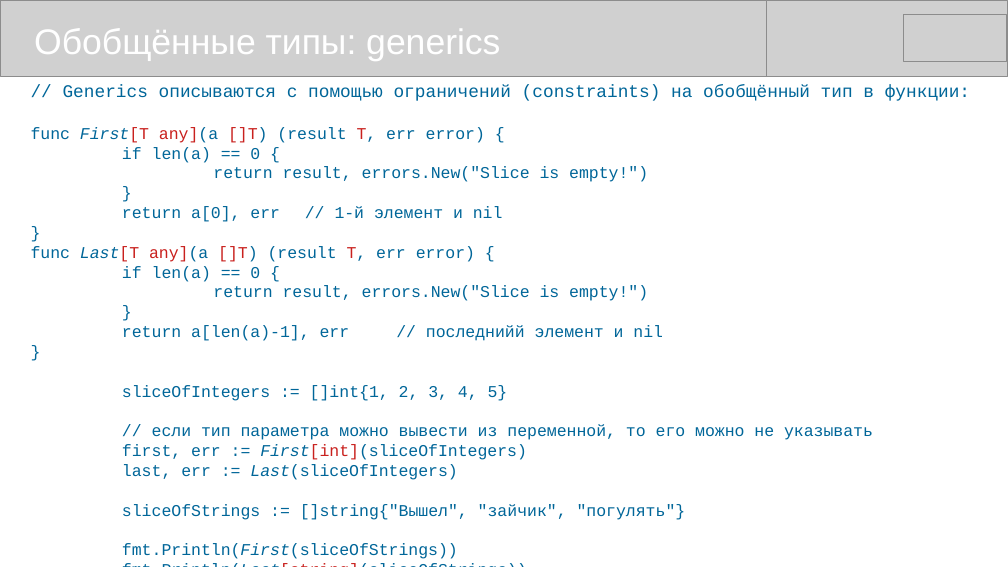
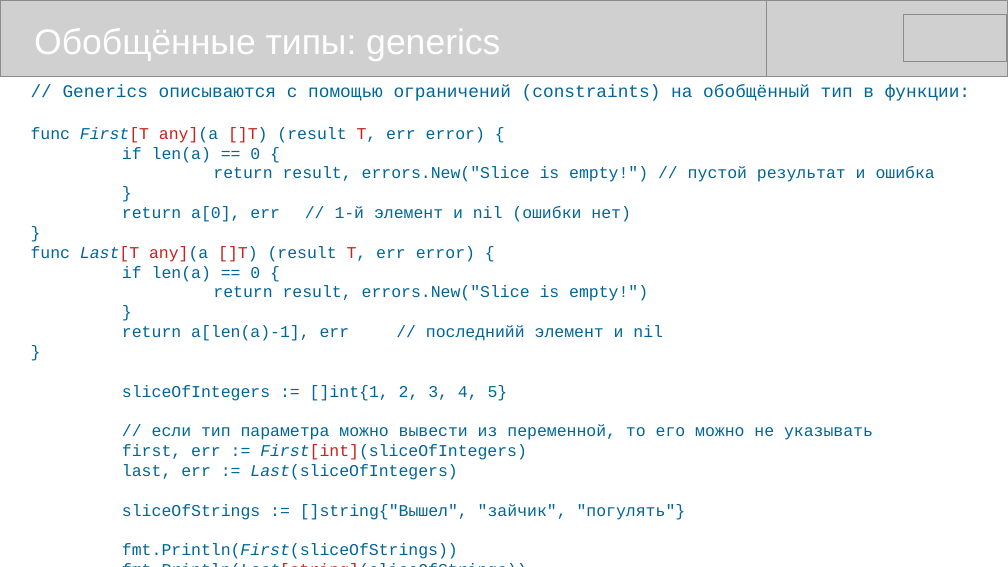
Before and after one commit to mike-shock/Go_language, a slide deck: slide 37 of Go_Review.odp. Drawn at 1008x567 pixels with LibreOffice and Linux fonts; fonts in the diff are those of the drawing; grey boxes stand for pictures. Boxes give left, top, right and bottom in pixels: in the first picture for what was removed or moved away, otherwise in the second. Text is boxed around its words. In the diff, an @@ line names an element or a change of style, - is before the commit and + after.

```diff
--- a/Go_Review.odp
+++ b/Go_Review.odp
@@ text at [213, 166, 935, 182]: text changed @@
-return result, errors.New("Slice is empty!")
+return result, errors.New("Slice is empty!") // пустой результат и ошибка
@@ text at [122, 206, 631, 222]: text changed @@
-return a[0], err // 1-й элемент и nil
+return a[0], err // 1-й элемент и nil (ошибки нет)
```
Also in this commit, not shown: 4 other slides changed, 1 other file.
